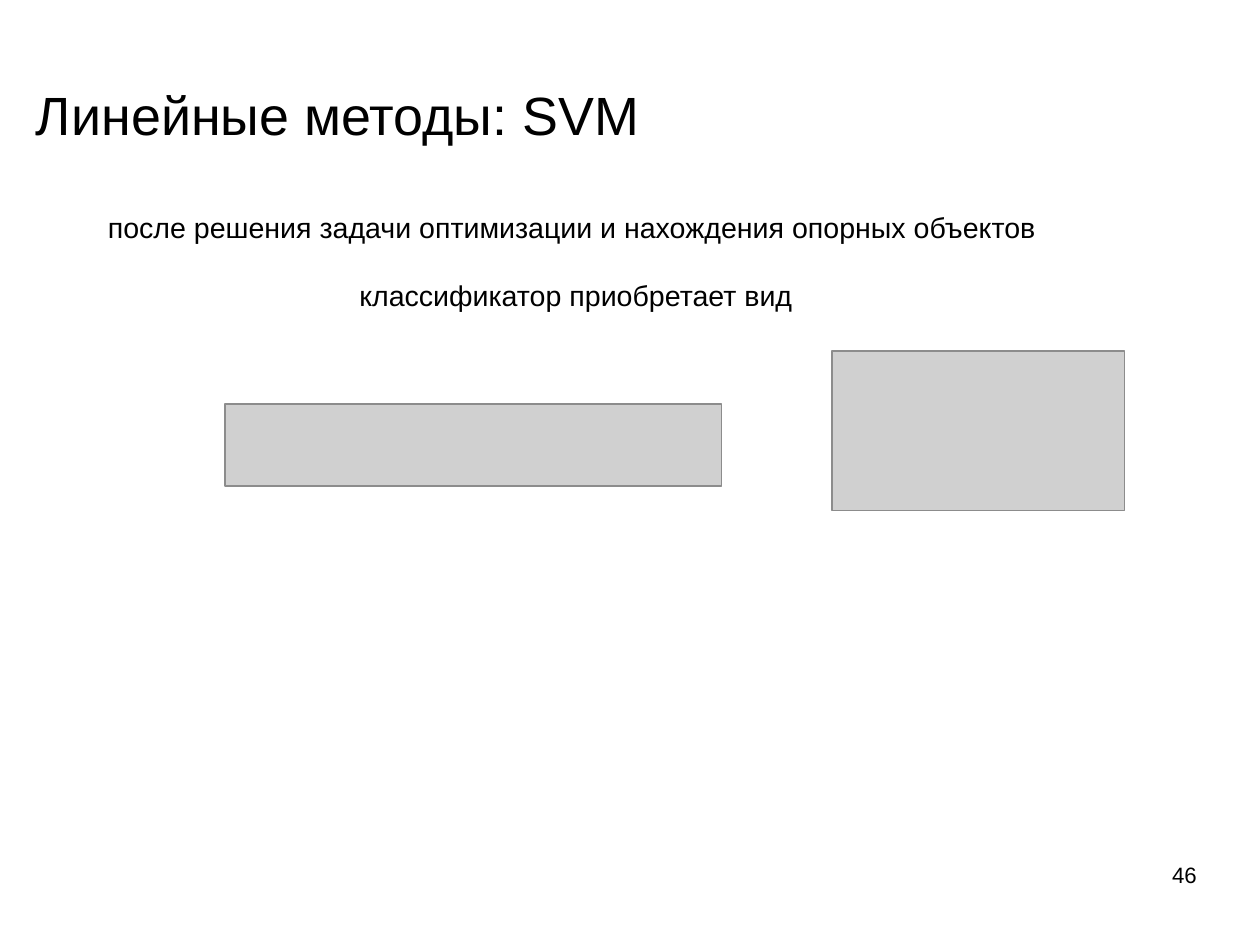
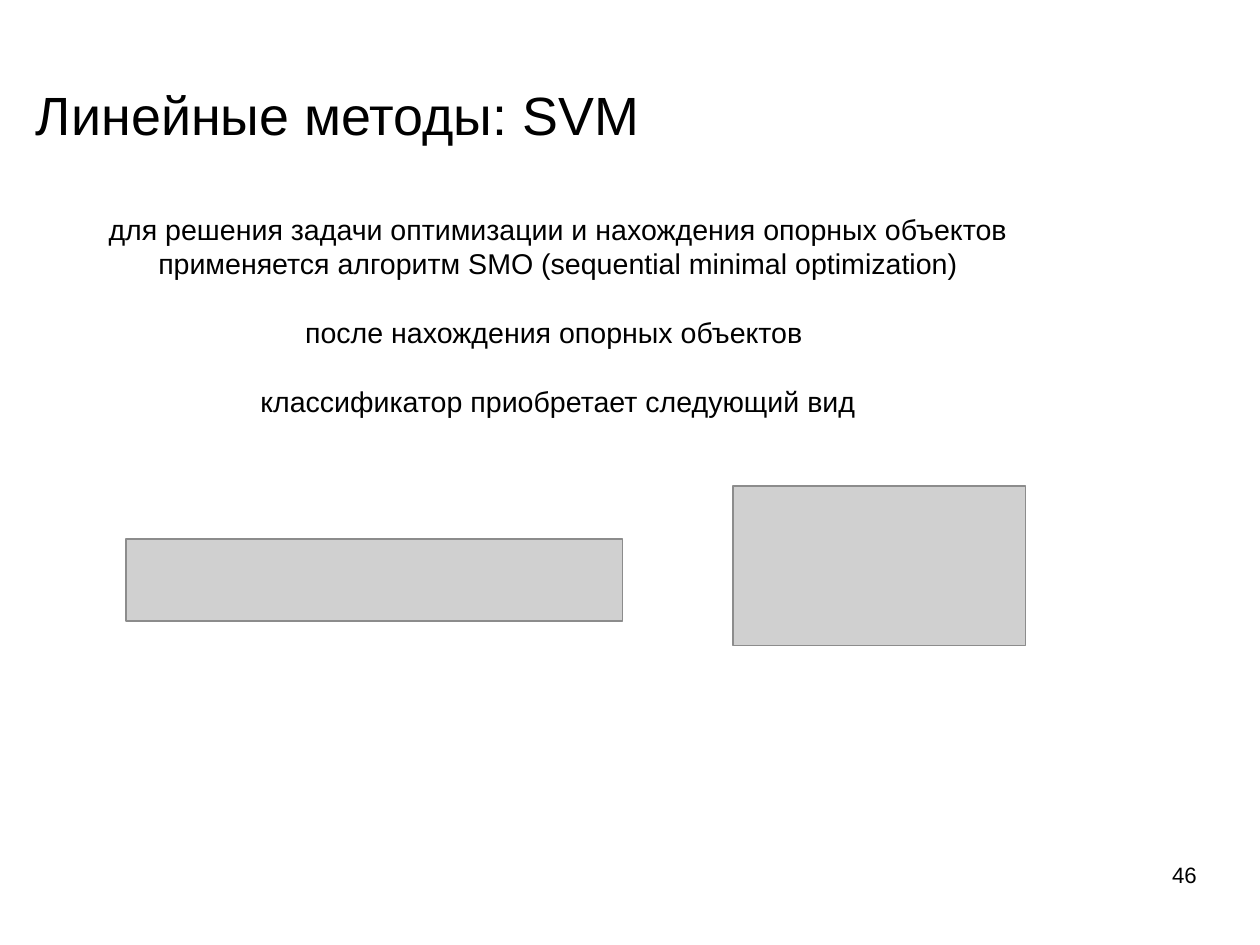
Before and after one commit to mechanoid5/ml_lectorium_legacy, a slide deck: slide 46 of 09-linear.odp. Drawn at 1260x945 pixels with LibreOffice and Linux fonts; fonts in the diff are those of the drawing; grey boxes stand for pictures; background and template pictures are left out. Boxes give left, top, right and bottom in pixels: in the first picture for what was removed or moved away, otherwise in the second. Text is boxed around its words. In the diff, an @@ line names an element or a change of style, - is before the commit and + after.

```diff
--- a/09-linear.odp
+++ b/09-linear.odp
@@ text at (109,219,1007,417): text changed @@
-после решения задачи оптимизации и нахождения опорных объектов
-классификатор приобретает вид
+для решения задачи оптимизации и нахождения опорных объектов
+применяется алгоритм SMO (sequential minimal optimization)
+после нахождения опорных объектов
+классификатор приобретает следующий вид
@@ picture: place and size @@
-picture at (832,351,1125,511)
+picture at (733,486,1026,646)
@@ picture: place and size @@
-picture at (225,404,721,486)
+picture at (126,540,622,622)
```
Also in this commit, not shown: 1 other slide changed, 1 other file.
